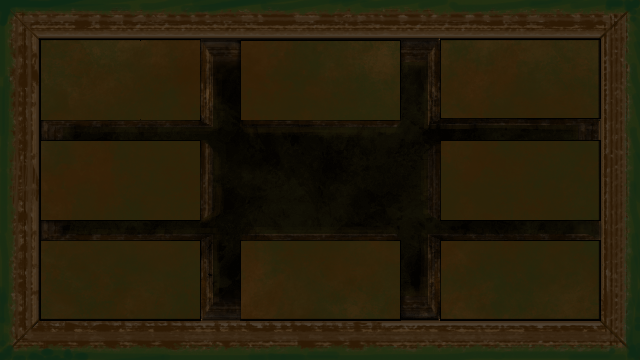
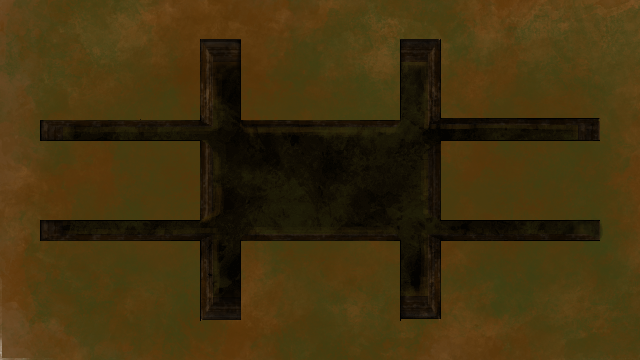
Layer changes from the first (640, 360) image to the second:
painted on "Pit Darkness" over [0, 0, 640, 360]
removed group "background" (3 layers) from group "Boss Room" over [0, 0, 640, 360]
removed layer "Layer 3" (was 40%) from group "background" over [0, 0, 640, 360]
removed layer "Layer 2" from group "background" over [0, 0, 640, 360]
removed layer "Layer 1" from group "background" over [0, 0, 640, 360]
added layer "BaseFloor" over [0, 0, 640, 360]
